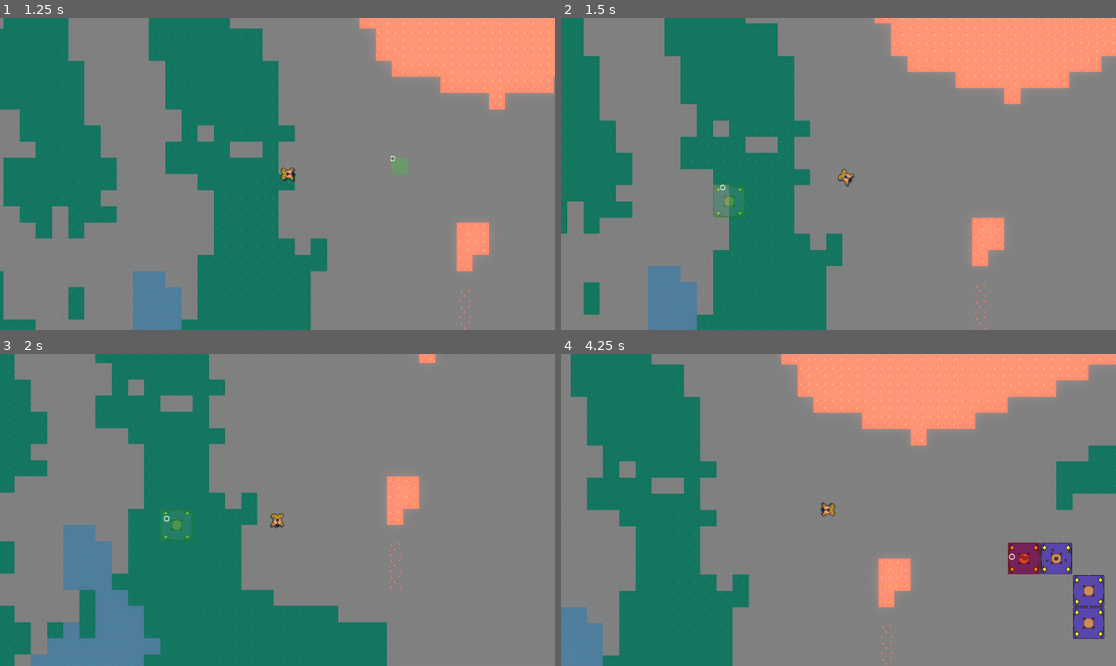
Above: before the commit, frames 1-4 (two rows, left to right).
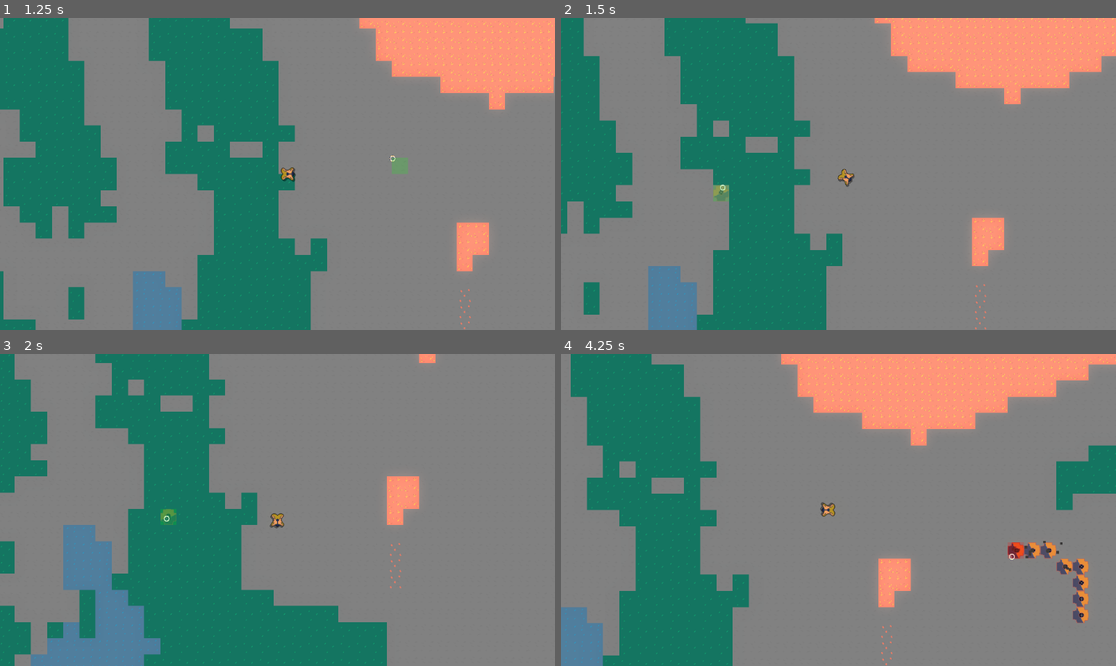
Above: after the commit, the same moments.

Repository: christianfelipesf/Factolyth
Game: Godot game, scene res://scenes/mundo.tscn
Two runs of this game, one before a commit and one after it. Both use one fixed random seed, a clock stepped at 60 frames per second and the inputs below.
Inputs (mouse positions are in pixels of both pictures, inside the frame that each line leads up to):
- Up to frame 1 (1.25 s): move the mouse to (399, 158) at 0.52 s; press the mouse at (399, 158) at 0.53 s; hold D (move_right) from 0.53 s (still down)
- Up to frame 2 (1.5 s): move the mouse to (727, 189) at 1.27 s; release D (move_right) at 1.28 s; release the mouse at (727, 189) at 1.28 s; hold S (move_down) from 1.28 s (still down); tap E (interact) at 1.35 s
- Up to frame 3 (2 s): keep holding S (move_down)
- Up to frame 4 (4.25 s): move the mouse to (894, 441) at 2.02 s; release S (move_down) at 2.03 s; hold D (move_right) 2.03-2.78 s; hold Right mouse button (remover_objeto) 2.03-2.78 s; move the mouse to (810, 572) at 2.77 s; hold W (move_up) 2.78-3.53 s; tap R (rotacionar_objeto) at 2.85 s; click (810, 572) at 2.92 s; move the mouse to (1005, 556) at 3.52 s; press the mouse at (1005, 556) at 3.53 s; hold A (move_left) from 3.53 s (still down)

Frame 1 is identical in both runs. In frame 2, 0.3% of the frame differs, in the area x 27-34%, y 53-64%; in frame 3, 0.2%; in frame 4, 2.5%, in the area x 80-98%, y 59-92%.

Commit message:
dawdaw
dwadwad

Diff:
--- a/scripts/jogador.gd
+++ b/scripts/jogador.gd
@@ -23,44 +23,17 @@
 	carregar_itens_construcao()
 
 func carregar_itens_construcao() -> void:
-	var dir = DirAccess.open("res://scenes/posicionaveis/")
-	if dir != null:
-		_carregar_itens_do_dir(dir)
-	else:
-		_carregar_itens_do_manifesto()
+	_adicionar_item_com_cena("Broca", _BROCA)
+	_adicionar_item_com_cena("Esteira", _ESTEIRA)
+	_adicionar_item_com_cena("Nucleo", _NUCLEO)
+	_adicionar_item_com_cena("Canhao", _CANHAO)
+	if _itens_construcao.is_empty():
+		push_error("Nenhum item construível encontrado")
 
-	if _itens_construcao.is_empty():
-		push_error("Nenhum item construível encontrado em res://scenes/posicionaveis/")
-
-func _carregar_itens_do_dir(dir: DirAccess) -> void:
-	dir.list_dir_begin()
-	var nome_arquivo = dir.get_next()
-	while nome_arquivo != "":
-		if nome_arquivo.ends_with(".tscn") and not nome_arquivo.begins_with("."):
-			_adicionar_item("res://scenes/posicionaveis/" + nome_arquivo, nome_arquivo.replace(".tscn", "").capitalize())
-		nome_arquivo = dir.get_next()
-	dir.list_dir_end()
-
-func _carregar_itens_do_manifesto() -> void:
-	_preloads_fallback()
-
-const _ITENS_FALLBACK = {
-	"Broca": preload("res://scenes/posicionaveis/broca.tscn"),
-	"Esteira": preload("res://scenes/posicionaveis/esteira.tscn"),
-	"Nucleo": preload("res://scenes/posicionaveis/nucleo.tscn"),
-	"Simplecanon": preload("res://scenes/posicionaveis/simplecanon.tscn"),
-}
-
-func _preloads_fallback() -> void:
-	for nome in _ITENS_FALLBACK:
-		var cena: PackedScene = _ITENS_FALLBACK[nome]
-		_adicionar_item_com_cena(nome, cena)
-
-func _adicionar_item(caminho: String, nome: String) -> void:
-	var cena = load(caminho) as PackedScene
-	if cena == null:
-		return
-	_adicionar_item_com_cena(nome, cena)
+const _BROCA = preload("res://scenes/posicionaveis/broca.tscn")
+const _ESTEIRA = preload("res://scenes/posicionaveis/esteira.tscn")
+const _NUCLEO = preload("res://scenes/posicionaveis/nucleo.tscn")
+const _CANHAO = preload("res://scenes/posicionaveis/simplecanon.tscn")
 
 func _adicionar_item_com_cena(nome: String, cena: PackedScene) -> void:
 	var item = ItemConstrucao.new()
@@ -112,6 +85,8 @@
 
 func _extrair_tamanho_grid(cena: PackedScene) -> Vector2i:
 	var inst = cena.instantiate()
+	if inst == null:
+		return Vector2i(1, 1)
 	var val = inst.get("TAMANHO_GRID")
 	inst.free()
 	return val if val != null else Vector2i(1, 1)
Not shown, changed: html/Factolyth.html
Not shown, changed: html/Factolyth.pck
